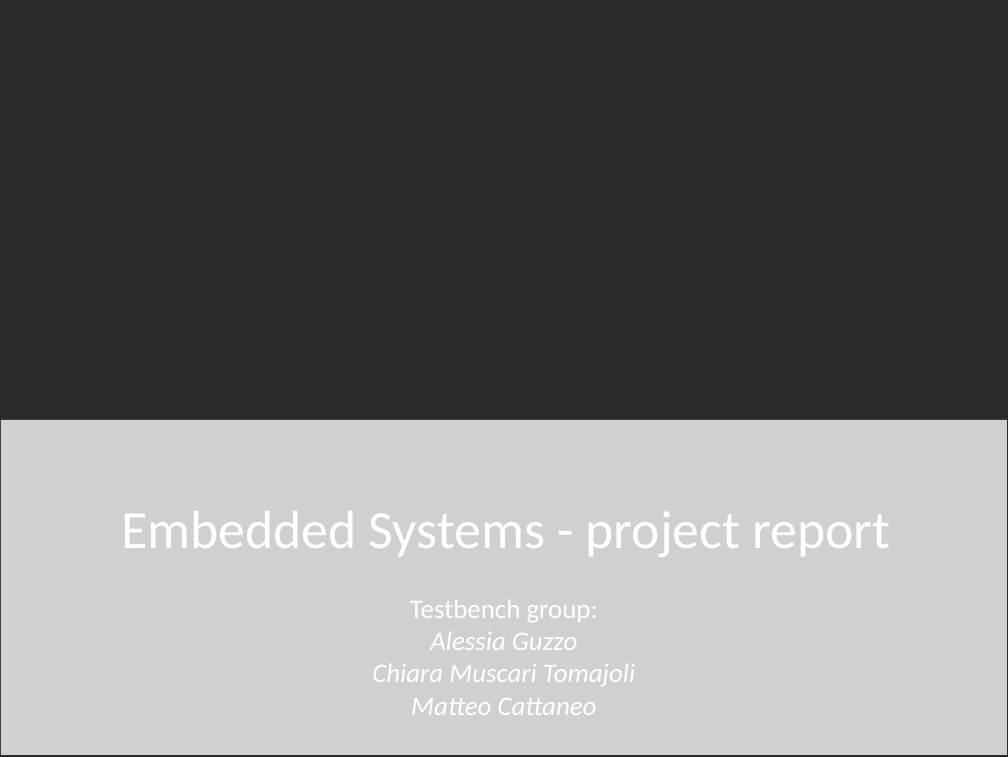
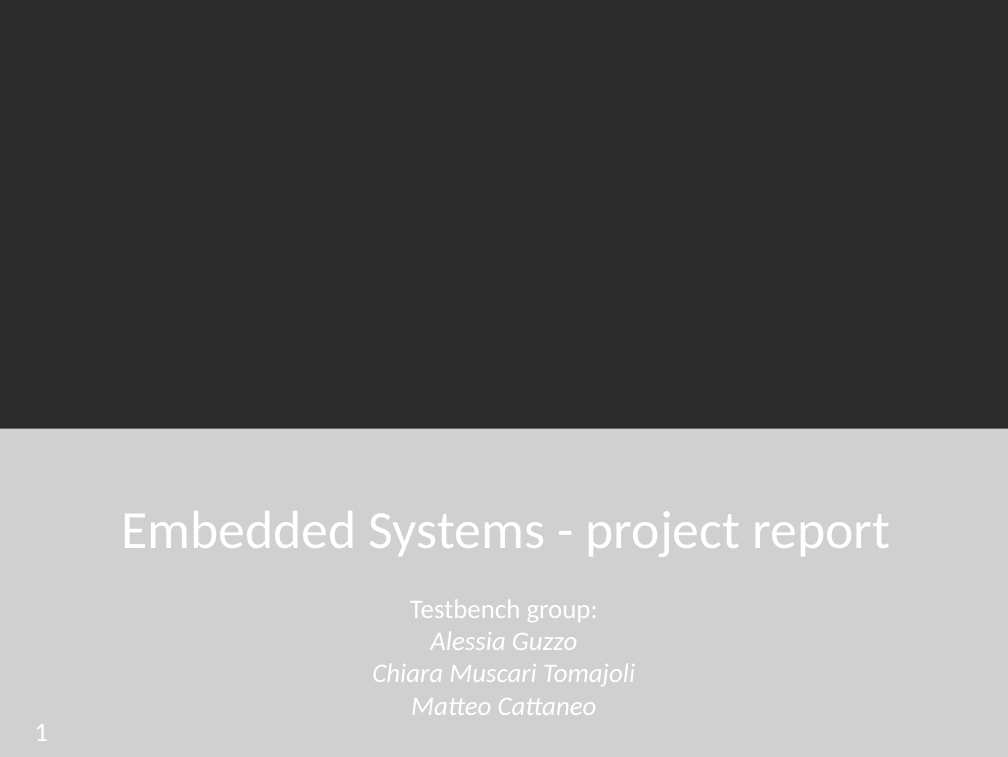
Before and after one commit to AlessiaGuzzo/ES1-project, a slide deck: slide 1 of Presentation/FinalReportPresentation.pptx. Drawn at 1008x757 pixels with LibreOffice and Linux fonts; fonts in the diff are those of the drawing; grey boxes stand for pictures; background and template pictures are left out; a plain dark background stands for a picture behind light text. Boxes give left, top, right and bottom in pixels: in the first picture for what was removed or moved away, otherwise in the second. Text is boxed around its words. In the diff, an @@ line names an element or a change of style, - is before the commit and + after.

```diff
--- a/Presentation/FinalReportPresentation.pptx
+++ b/Presentation/FinalReportPresentation.pptx
@@ picture: place and size @@
-picture at <box>1,420,1007,755</box>
+picture at <box>0,429,1008,757</box>
@@ page number added at <box>35,724,49,741</box>, 20 pt, text #FFFFFF @@
+1
```
Also in this commit, not shown: 16 other slides changed, 1 slide added.
